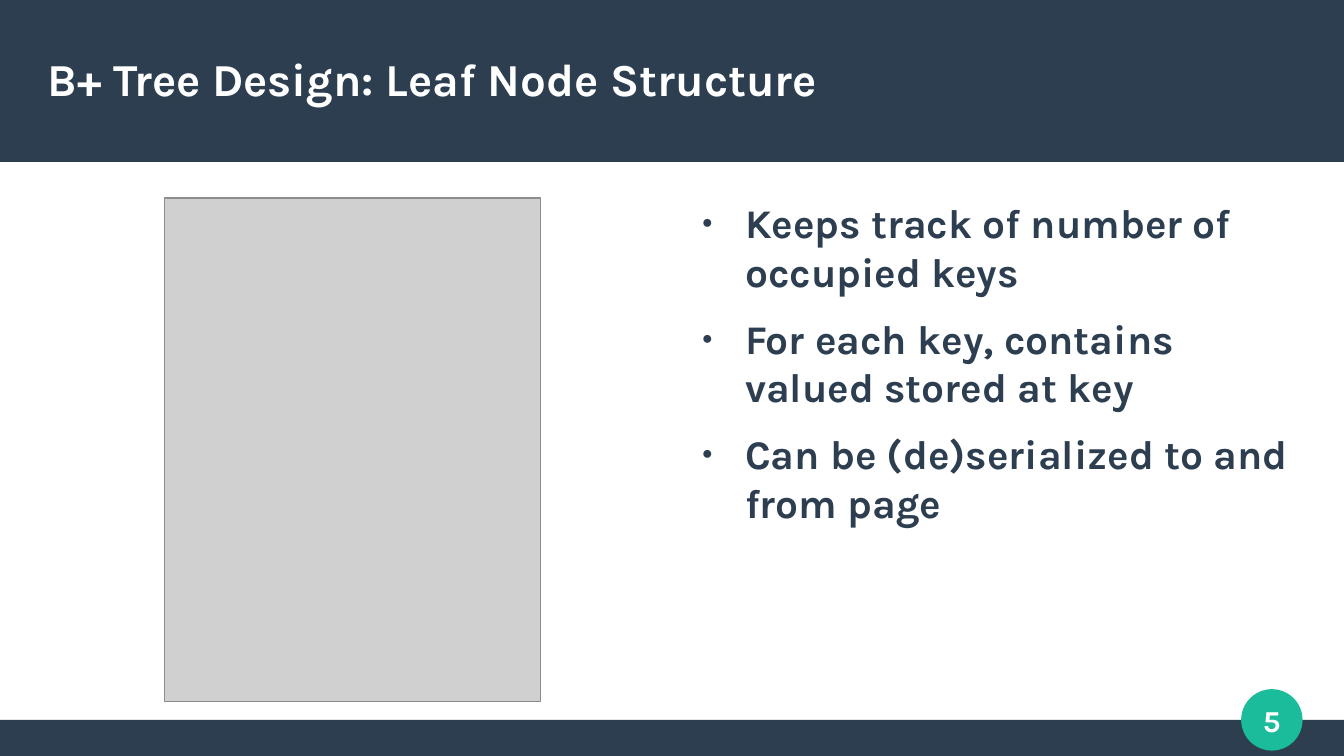
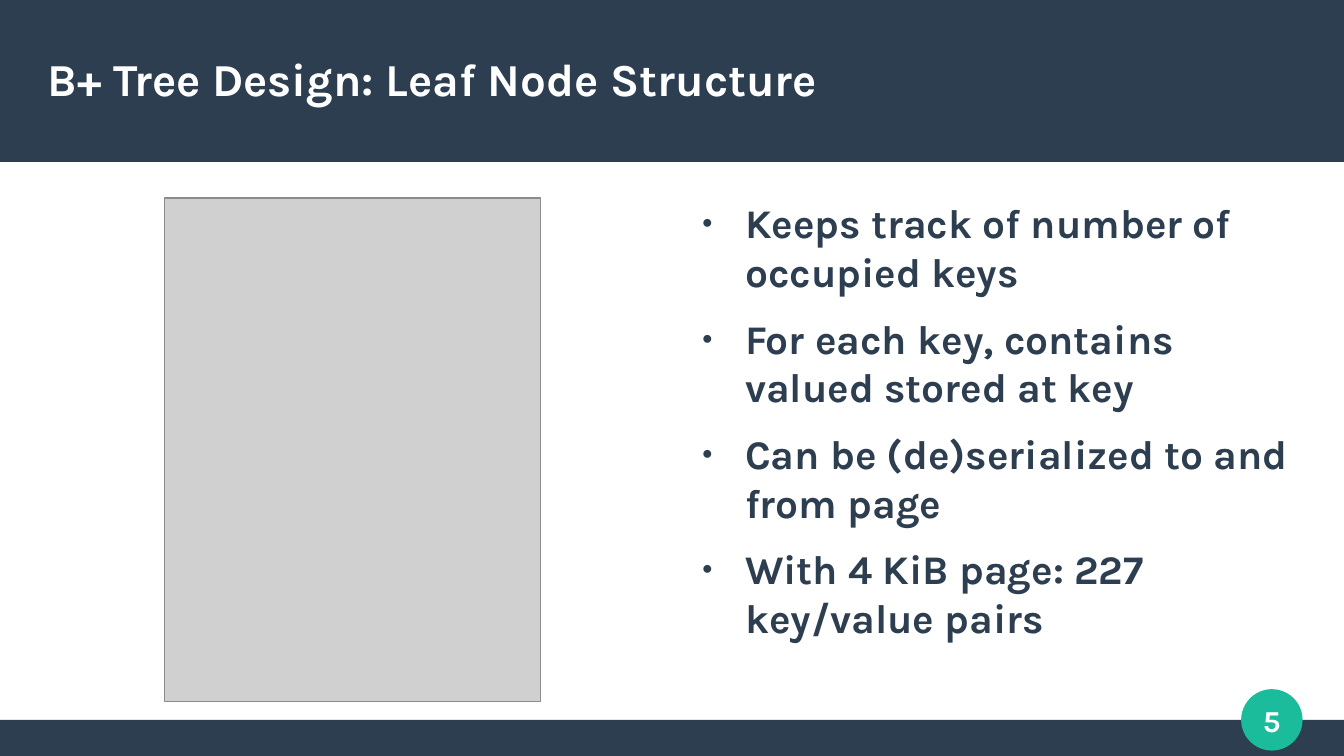
Before and after one commit to tobiasfamos/KVStore, a slide deck: slide 5 of presentation/presentation.odp. Drawn at 1344x756 pixels with LibreOffice and Linux fonts; fonts in the diff are those of the drawing; grey boxes stand for pictures. Boxes give left, top, right and bottom in pixels: in the first picture for what was removed or moved away, otherwise in the second. Text is boxed around its words. In the diff, an @@ line names an element or a change of style, - is before the commit and + after.

```diff
--- a/presentation/presentation.odp
+++ b/presentation/presentation.odp
@@ text at (745, 555, 1143, 643): paragraph added @@
+● With 4 KiB page: 227 key/value pairs
```
Also in this commit, not shown: 4 other slides changed, 5 slides added, 2 slides removed, 3 other files.
